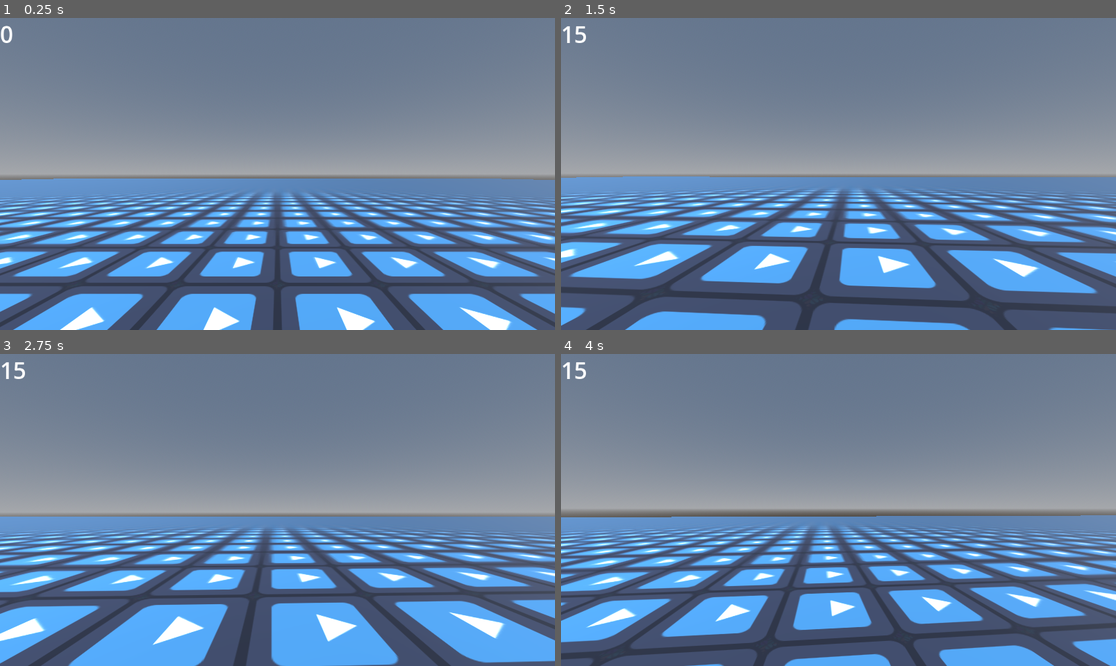
Above: before the commit, frames 1-4 (two rows, left to right).
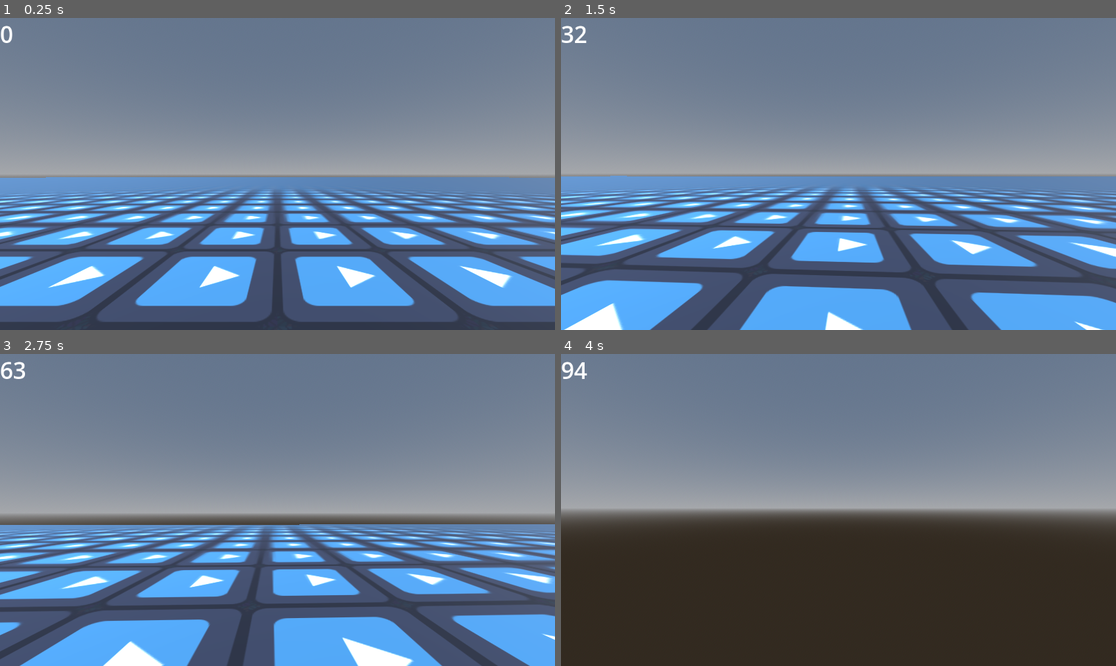
Above: after the commit, the same moments.

Repository: uniqueusername/zeta
Game: Godot game, scene res://levels/world.tscn
The game is run twice, just before and just after one commit, with the same random seed, the same clock (stepped at 60 frames per second) and the same inputs. The engine's default icon, where the game draws it, is replaced by a stand-in: a white triangle on a blue panel in a dark square.
Inputs (mouse positions are in pixels of both pictures, inside the frame that each line leads up to):
- Up to frame 1 (0.25 s): no input
- Up to frame 2 (1.5 s): move the mouse to (866, 174) at 0.52 s; hold Shift (dash) 0.53-1.28 s; hold W (forward) from 0.53 s (still down); tap Space (jump) at 0.77 s; tap C (slide) at 0.8, 1.35 s; move the mouse to (810, 174) at 1.27 s
- Up to frame 3 (2.75 s): keep holding W (forward); tap Space (jump) at 1.52 s; tap Shift (dash) at 1.55 s; move the mouse to (288, 503) at 2.02 s; hold Shift (dash) from 2.03 s (still down); tap C (slide) at 2.3 s
- Up to frame 4 (4 s): keep holding W (forward); move the mouse to (832, 516) at 2.77 s; release Shift (dash) at 2.78 s; tap C (slide) at 2.85, 3.8 s; tap Space (jump) at 3.02, 3.77 s; tap Shift (dash) at 3.05 s; move the mouse to (877, 513) at 3.52 s; hold Shift (dash) from 3.53 s (still down)

The runs differ from the first frame. In frame 1, 31% of the frame differs, in the area x 0-100%, y 51-100%; in frame 2, 32%; in frame 3, 28%; in frame 4, 48%, in the area x 0-100%, y 2-100%.

Commit message:
add slide

Diff:
--- a/levels/world.tscn
+++ b/levels/world.tscn
@@ -19,7 +19,7 @@
 [node name="world" type="Node3D"]
 
 [node name="player" parent="." instance=ExtResource("1_u5bic")]
-transform = Transform3D(1, 0, 0, 0, 1, 0, 0, 0, 1, 0, 1.05, 0)
+transform = Transform3D(1, 0, 0, 0, 1, 0, 0, 0, 1, 0, 0.05, 0)
 
 [node name="floor" type="CSGBox3D" parent="."]
 use_collision = true
--- a/objects/player/camera_3d.gd
+++ b/objects/player/camera_3d.gd
@@ -20,13 +20,6 @@
 func _on_movement_not_walking() -> void:
 	$AnimationPlayer.stop()
 
-func _rotate_to_base() -> void:
-	var new_rot: Vector3 = rotation
-	new_rot.z = 0
-
-	var tween: Tween = self.create_tween()
-
-
 func dash(dash_dir: float) -> void:
 	var tween: Tween = self.create_tween()
 	tween.tween_property(self, "rotation:z", DASH_ROTATION * dash_dir, 0.1)
--- a/objects/player/movement.gd
+++ b/objects/player/movement.gd
@@ -16,16 +16,28 @@
 const walk_accel: float = 150
 const max_walk_vel: float = 15
 
+## sliding
+const slide_accel: float = 25
+const slide_friction: float = 50
+const slide_turn_allowance: float = 0.8
+
+## dashing
+const dash_vel: float = 25
+const slide_dash_multiplier: float = 0.35
+
 ## other
 const jump_vel: float = 3
-const dash_vel: float = 25
+
+# variables
+var sliding: bool = false
 
 func _physics_process(delta) -> void:
 	var input_dir: Vector2 = Input.get_vector("left", "right", "backward", "forward")
 	var movement_dir: Vector2 = _calculate_movement_dir(input_dir)
 
 	if not p.is_on_floor(): _apply_gravity(delta)
-	_handle_walking(movement_dir, delta)
+	if not sliding: _handle_walking(movement_dir, delta)
+	else: _handle_sliding(movement_dir, delta)
 	p.move_and_slide()
 
 	_update_speed_label()
@@ -37,27 +49,53 @@
 	if event.is_action_pressed("dash"):
 		_dash(Input.get_axis("left", "right"))
 
+	if event.is_action_pressed("slide"):
+		_set_slide(true)
+	if event.is_action_released("slide"):
+		_set_slide(false)
+
 func _apply_gravity(delta: float) -> void:
 	p.velocity.y -= gravity * delta
 
 func _handle_walking(movement_dir: Vector2, delta: float) -> void:
-	var curr_vel: Vector2 = _get_2d_player_vel()
-
 	if movement_dir:
 		walking.emit()
-		_set_player_vel_from_2d(curr_vel.move_toward(movement_dir * max_walk_vel, walk_accel * delta))
+		_set_player_vel_from_2d(_get_2d_player_vel().move_toward(movement_dir * max_walk_vel, walk_accel * delta))
 	else:
 		not_walking.emit()
-		_set_player_vel_from_2d(curr_vel.move_toward(Vector2.ZERO, walk_accel * delta))
+		_set_player_vel_from_2d(_get_2d_player_vel().move_toward(Vector2.ZERO, walk_accel * delta))
+
+func _handle_sliding(movement_dir: Vector2, delta: float) -> void:
+	var curr_vel: Vector2 = _get_2d_player_vel()
+	var normalized_dot: float = (curr_vel.normalized().dot(movement_dir.normalized()) + 0.1) ** 10
+
+	if movement_dir and normalized_dot > 0:
+		_set_player_vel_from_2d(curr_vel.move_toward(curr_vel + movement_dir * normalized_dot, slide_accel * delta))
+	else:
+		_set_player_vel_from_2d(curr_vel.move_toward(Vector2.ZERO, slide_friction * delta))
+
+	if _get_2d_player_vel().length() <= max_walk_vel:
+		_set_slide(false)
 
 func _jump():
 	p.velocity.y += jump_vel
 
 func _dash(dash_dir: float):
 	var input: Vector2 = Vector2(dash_dir, 0)
-	var new_vel: Vector2 = _get_2d_player_vel() + _calculate_movement_dir(input) * dash_vel
+	var multiplier: float = 1 if not sliding else slide_dash_multiplier
+	var new_vel: Vector2 = _get_2d_player_vel() + _calculate_movement_dir(input) * dash_vel * multiplier
+
 	_set_player_vel_from_2d(new_vel)
 	camera.dash(dash_dir)
+
+func _set_slide(sliding: bool):
+	if not sliding and _get_2d_player_vel().length() <= max_walk_vel:
+		self.sliding = false
+		_tween_player_height(1)
+	else:
+		self.sliding = true
+		not_walking.emit()
+		_tween_player_height(0.8)
 
 func _update_speed_label():
 	if speed_label: speed_label.text = str(int(_get_2d_player_vel().length()))
@@ -70,3 +108,9 @@
 
 func _calculate_movement_dir(input: Vector2) -> Vector2:
 	return input.rotated(camera.rotation.y)
+
+func _tween_player_height(height: float) -> void:
+	var tween: Tween = self.create_tween()
+	tween.set_ease(Tween.EASE_OUT)
+	tween.set_trans(Tween.TRANS_QUART)
+	tween.tween_property(p, "scale:y", height, 0.3)
Not shown: 1 places in levels/world.tscn that only renumber resources
